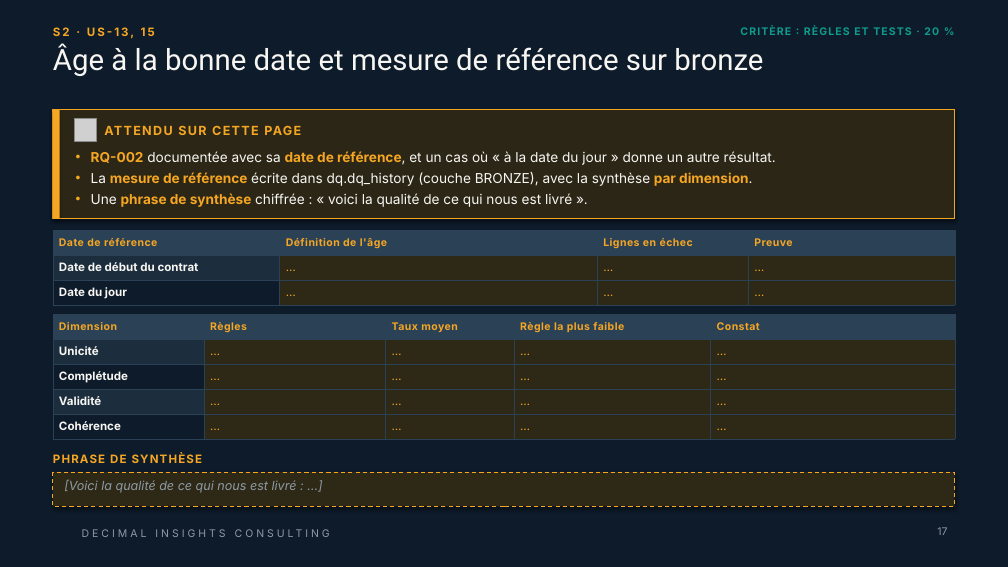
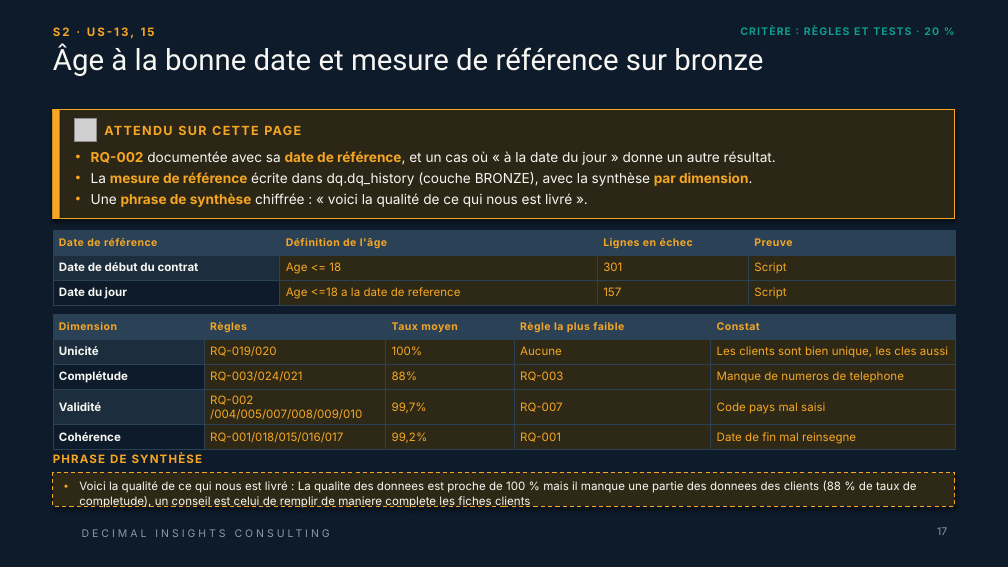
Before and after one commit to 0TRDavid/td-qualite-g00, a slide deck: slide 17 of livrables/Livrable_Groupe_TD_AssurConnect.pptx. Drawn at 1008x567 pixels with LibreOffice and Linux fonts; fonts in the diff are those of the drawing; grey boxes stand for pictures; background and template pictures are left out. Boxes give left, top, right and bottom in pixels: in the first picture for what was removed or moved away, otherwise in the second. Text is boxed around its words. In the diff, an @@ line names an element or a change of style, - is before the commit and + after.

Commit message:
feat:Saisi S2 pptx

```diff
--- a/livrables/Livrable_Groupe_TD_AssurConnect.pptx
+++ b/livrables/Livrable_Groupe_TD_AssurConnect.pptx
@@ table at [53, 231, 955, 306] @@
-row 2: Date de début du contrat | … | … | …
+row 2: Date de début du contrat | Age <= 18 | 301 | Script
-row 3: Date du jour | … | … | …
+row 3: Date du jour | Age <=18 a la date de reference | 157 | Script
@@ table at [53, 315, 955, 448] @@
-row 2: Unicité | … | … | … | …
+row 2: Unicité | RQ-019/020 | 100% | Aucune | Les clients sont bien unique, les cles aussi
-row 3: Complétude | … | … | … | …
+row 3: Complétude | RQ-003/024/021 | 88% | RQ-003 | Manque de numeros de telephone
-row 4: Validité | … | … | … | …
+row 4: Validité | RQ-002 /004/005/007/008/009/010 | 99,7% | RQ-007 | Code pays mal saisi
-row 5: Cohérence | … | … | … | …
+row 5: Cohérence | RQ-001/018/015/016/017 | 99,2% | RQ-001 | Date de fin mal reinsegne
@@ text in rectangle at [79, 481, 917, 508]: text changed; size 12 to 11 pt; text colour #8E99A4 to #F7F6F2; italic off @@
-[Voici la qualité de ce qui nous est livré : …]
+• Voici la qualité de ce qui nous est livré : La qualite des donnees est proche de 100 % mais il manque une partie des donnees des clients (88 % de taux de completude), un conseil est celui de remplir de maniere complete les fiches clients
```
Also in this commit, not shown: 36 other slides changed, 1 other file.
